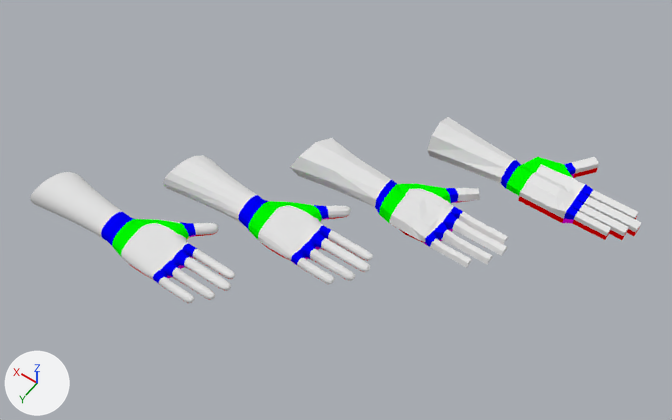
One commit to the Blender file gt_rendering/Tutorial_3d/source/handref.blend: the scene before it, then after it.
Both versions are drawn from a 50 mm camera at (-3.5, 5.02, 7.85) aimed at (0.09, -0.01, -0.06). Every picture has the same lights, and +X, +Y and +Z are marked at lower left.

Names of what the first picture shows: 'Deformed', 'High Poly', 'Low Poly', 'Lowest Poly'.
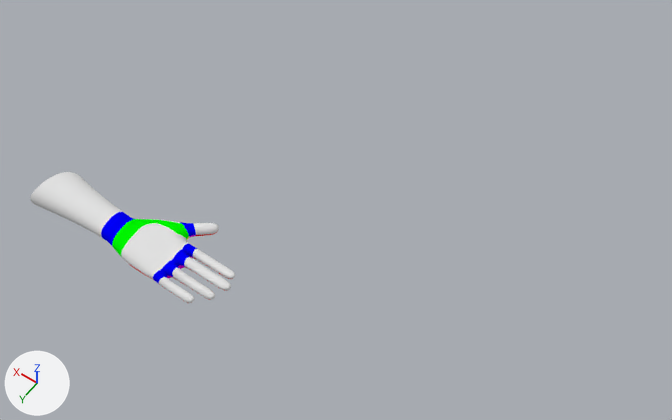
Patch to the scene script:
```diff
--- a/gt_rendering/Tutorial_3d/source/handref.blend.py
+++ b/gt_rendering/Tutorial_3d/source/handref.blend.py
@@ ob_low_poly @@
-ob_low_poly = bpy.data.objects.new('Low Poly', me_cube_002)
-ob_low_poly.location = (-0.519, -0.488, 0.0)
@@ ob_lowest_poly @@
-ob_lowest_poly = bpy.data.objects.new('Lowest Poly', me_circle_001)
-ob_lowest_poly.location = (-1.519, -1.488, 0.0)
@@ ob_high_poly @@
-ob_high_poly = bpy.data.objects.new('High Poly', me_cube_000)
-ob_high_poly.location = (0.481, 0.512, 0.0)
```

Changed parts and their boxes [x1, y1, x2, y2] in the pictures (672 x 420 px):
'Low Poly', deleted: before [290, 138, 508, 268]
    faces in mat_refbase (white #e7e7e7): [290, 138, 508, 268]
    faces in mat_refloop3 (green #00ff00): [379, 184, 451, 223]
    faces in mat_refloop2 (blue #0000ff): [375, 180, 463, 247]
'High Poly', deleted: before [163, 155, 373, 284]
    faces in mat_refbase (white #e7e7e7): [163, 155, 373, 284]
    faces in mat_refloop2 (blue #0000ff): [238, 195, 331, 265]
    faces in mat_refloop3 (green #00ff00): [248, 201, 322, 239]
'Lowest Poly', deleted: before [427, 117, 641, 240]
    faces in mat_refbase (white #e7e7e7): [427, 117, 641, 236]
    faces in mat_refloop3 (green #00ff00): [506, 157, 573, 196]
    faces in mat_refloop2 (blue #0000ff): [501, 160, 593, 220]
    faces in mat_refloop1 (red #ff0000): [518, 168, 639, 240]
